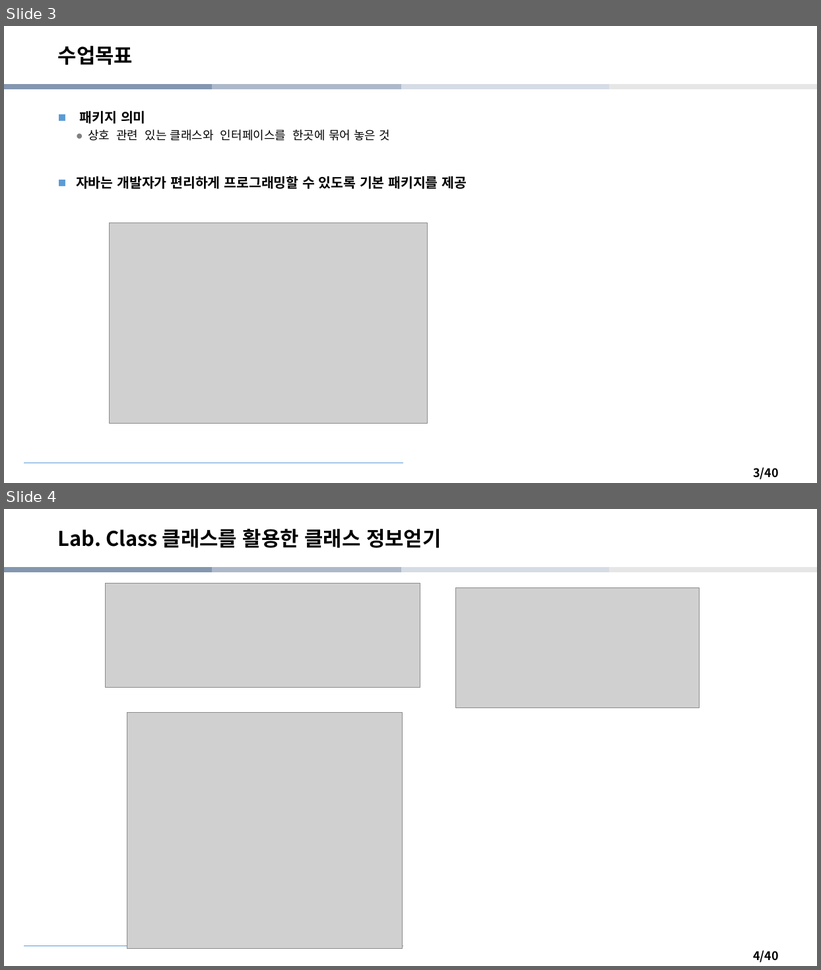
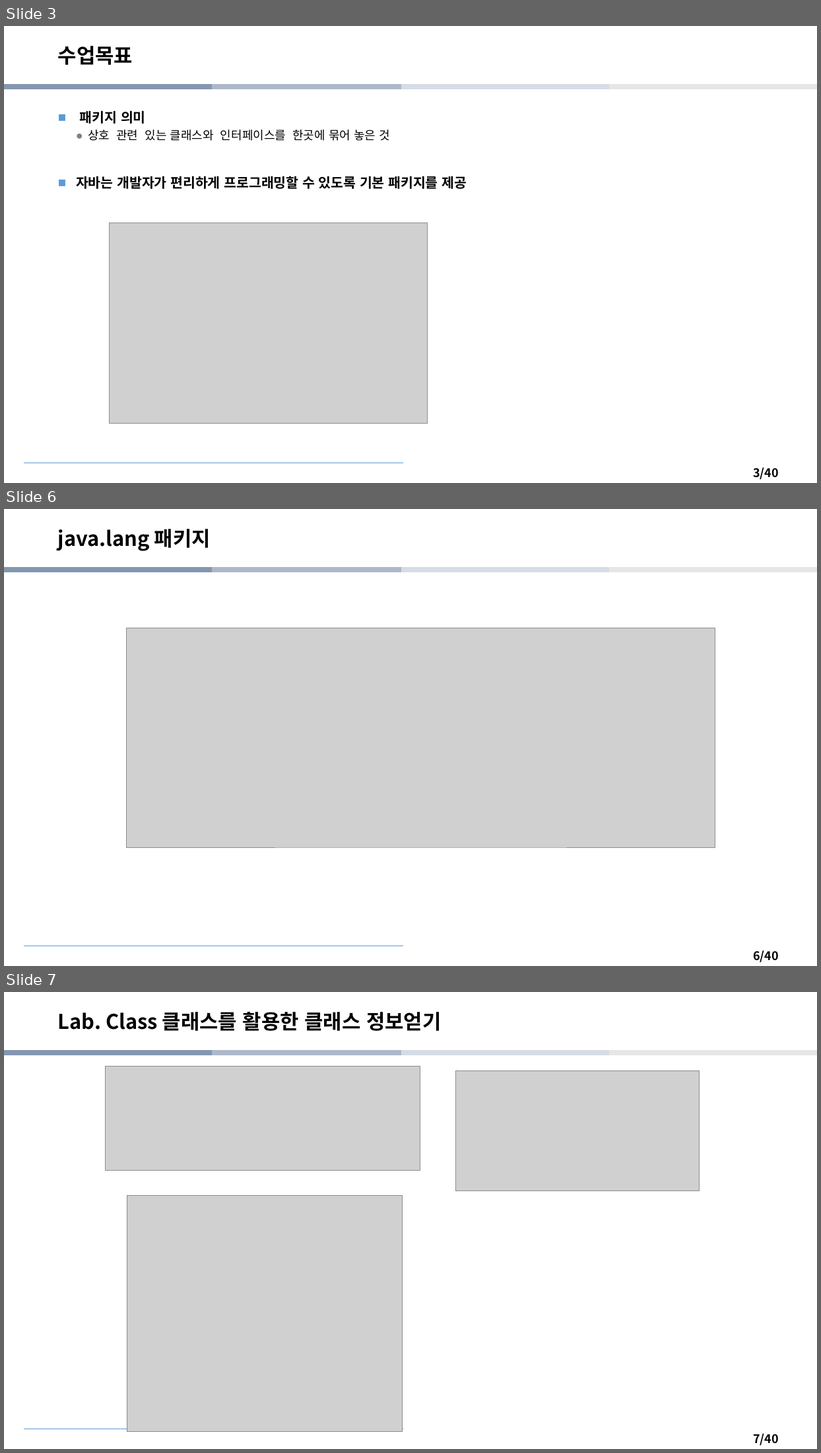
Before and after one commit to iceman67/JAVA, a slide deck: 12주차-Java 프로그래밍.pptx. Shown one above the other, each under a label of ours: slides 3 and 4 before the commit, slides 3, 6 and 7 after it; the slides between them are not shown. The pictures are 821x970 and 821x1453 pixels, drawn with LibreOffice and Linux fonts; fonts in the diff are those of the drawing; grey boxes stand for pictures. Boxes give left, top, right and bottom in pixels: in the first picture for what was removed or moved away, otherwise in the second. Text is boxed around its words. In the diff, an @@ line names an element or a change of style, - is before the commit and + after.

```diff
--- a/12주차-Java 프로그래밍.pptx
+++ b/12주차-Java 프로그래밍.pptx
@@ slide 6 added at bbox=[4, 509, 817, 966], background #FFFFFF; not listed: 6 template elements that a slide beside it also shows @@
@@ title added at bbox=[58, 529, 211, 551], 24 pt, text #000000, bold @@
+java.lang 패키지
@@ picture added at bbox=[127, 628, 716, 848] @@
@@ what was slide 4 is now slide 7 @@
@@ page number at bbox=[753, 1434, 779, 1446]: text changed @@
-4/40
+7/40
```
Also in this commit, not shown: 2 slides changed, 2 other slides added.
